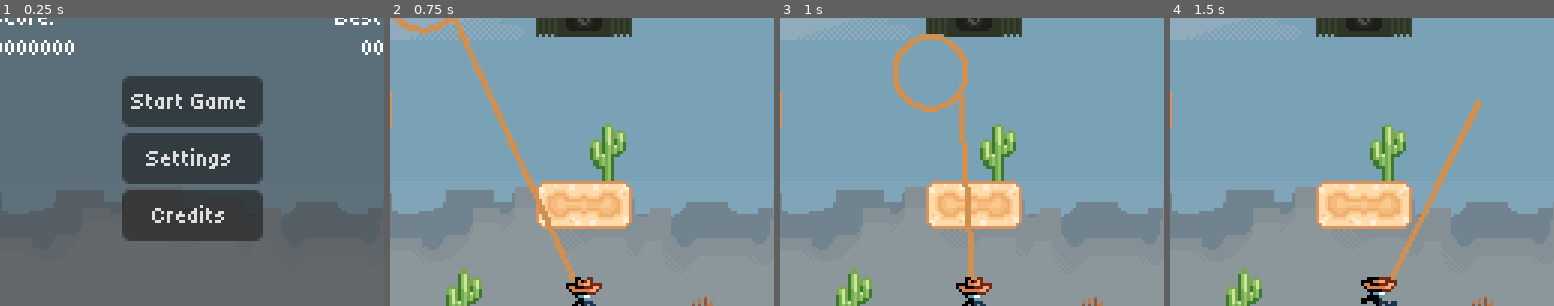
Above: before the commit, frames 1-4 (left to right).
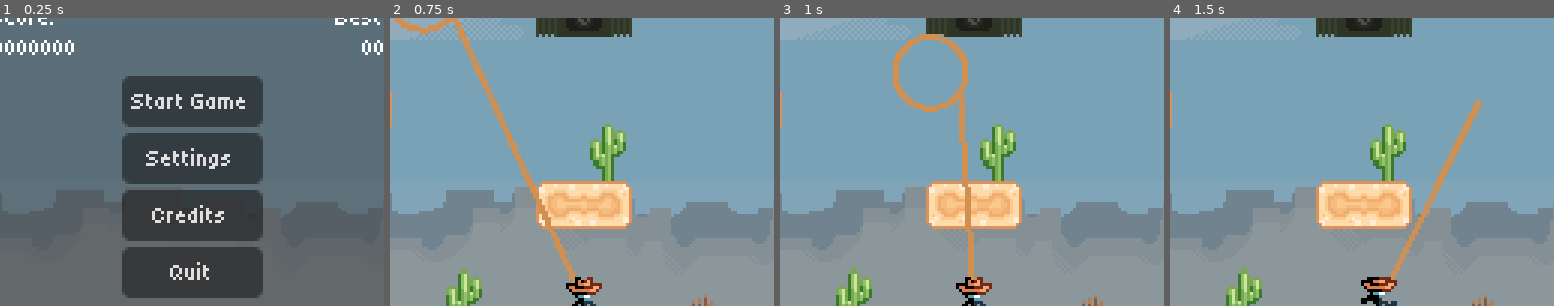
Above: after the commit, the same moments.

Repository: Jcodefox/GMTK-2025
Game: Godot game, scene res://scenes/topscenes/title_topscene.tscn
The game is run twice, just before and just after one commit, with the same random seed, the same clock (stepped at 60 frames per second) and the same inputs.
Inputs (mouse positions are % of the whole screen's width and height, from its top left):
- Up to frame 1 (0.25 s): no input
- Up to frame 2 (0.75 s): click "Start Game" at 0.5 s
- Up to frame 3 (1 s): no input
- Up to frame 4 (1.5 s): move the mouse to (72, 45) at 1.27 s; press the mouse at (72, 45) at 1.28 s; hold D (move_right) from 1.28 s (still down)
The pictures show only the part of the screen within x 25-75%, y 30-80%; the shares and areas given below are measured in that part.

The runs differ from the first frame. In frame 1, 6.5% of the frame differs, in the area x 31-69%, y 79-98%; in frame 2, nothing differs; in frame 3, nothing differs; in frame 4, nothing differs.

Commit message:
Add quit button to menu

Diff:
--- a/scenes/topscenes/title_topscene.tscn
+++ b/scenes/topscenes/title_topscene.tscn
@@ -142,6 +142,19 @@
 theme = ExtResource("1_yqnk8")
 text = "Credits
 "
+metadata/_edit_use_anchors_ = true
+
+[node name="Quit" type="Button" parent="Buttons"]
+layout_mode = 1
+anchors_preset = -1
+anchor_left = 0.40625
+anchor_top = 0.697917
+anchor_right = 0.589844
+anchor_bottom = 0.786459
+grow_horizontal = 2
+grow_vertical = 2
+theme = ExtResource("1_yqnk8")
+text = "Quit"
 metadata/_edit_use_anchors_ = true
 
 [node name="AnimatedSprite2D" type="AnimatedSprite2D" parent="Buttons"]
--- a/scripts/prefabs/title_topscene.gd
+++ b/scripts/prefabs/title_topscene.gd
@@ -7,6 +7,7 @@
 	$Buttons/HBoxContainer/BestTime.text = "Best Time:\n%02d:%02d" % [int(Globals.longest_time/60),int(Globals.longest_time)%60]
 	$Buttons/Start.pressed.connect(_on_start_pressed);
 	$Buttons/Credits.pressed.connect(_on_credits_pressed);
+	$Buttons/Quit.pressed.connect(_on_quit_pressed);
 	$Credits/Back.pressed.connect(_on_back_pressed);
 
 func _on_start_pressed() -> void:
@@ -20,3 +21,6 @@
 func _on_back_pressed() -> void:
 	$Buttons.show();
 	$Credits.hide();
+
+func _on_quit_pressed() -> void:
+	get_tree().quit()
Not shown: 1 places in scenes/topscenes/title_topscene.tscn that only renumber resources
